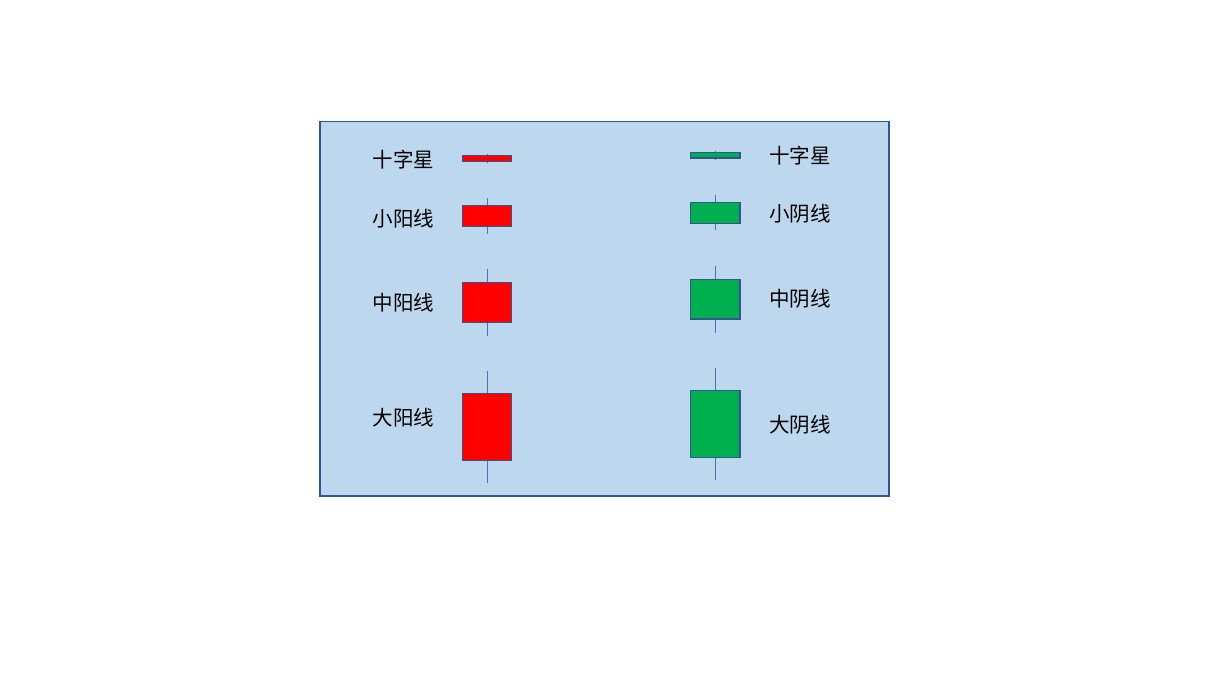
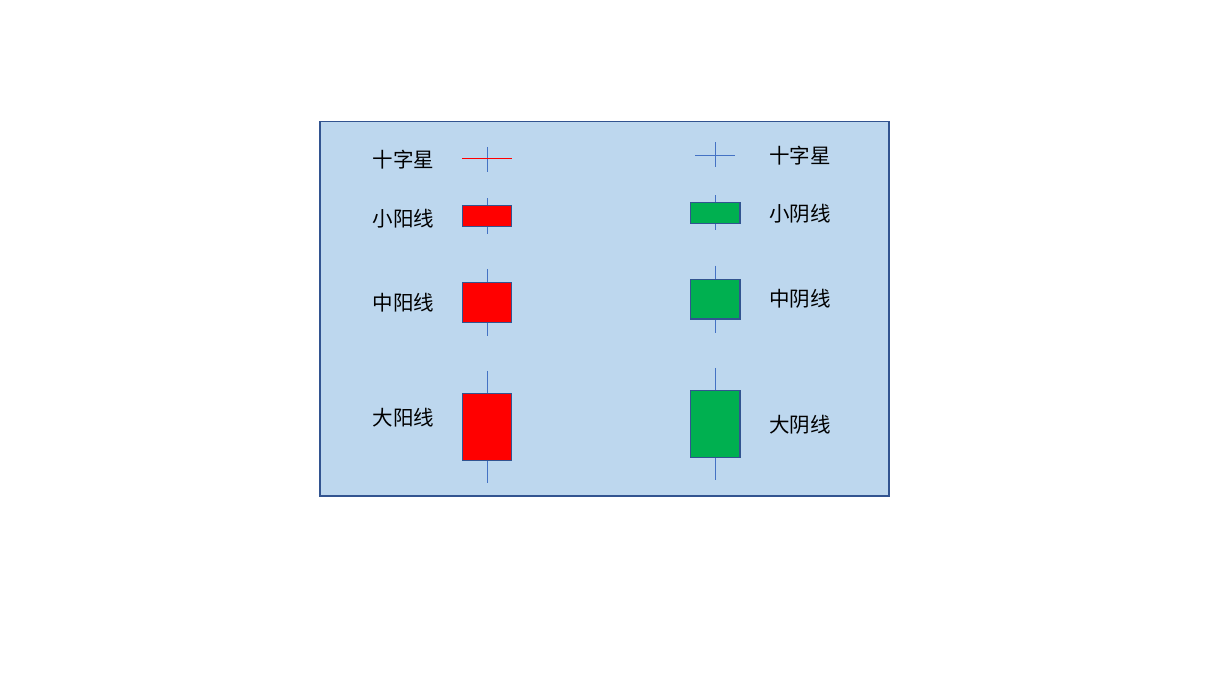
Before and after one commit to lt-han/blog-hanlitao, a slide deck: slide 2 of file/stock/K线图.pptx. Drawn at 1232x693 pixels with LibreOffice and Linux fonts; fonts in the diff are those of the drawing. Boxes give left, top, right and bottom in pixels: in the first picture for what was removed or moved away, otherwise in the second. Text is boxed around its words. In the diff, an @@ line names an element or a change of style, - is before the commit and + after.

```diff
--- a/file/stock/K线图.pptx
+++ b/file/stock/K线图.pptx
@@ line moved from (487, 154) - (487, 164) to (487, 147) - (487, 172) @@
@@ line moved from (715, 151) - (715, 160) to (715, 142) - (715, 167) @@
@@ rectangle removed at [462,156,511,162] @@
@@ line added from (462, 158) to (512, 158), #FF0000 0.5 pt @@
@@ rectangle removed at [691,152,740,158] @@
@@ line added from (696, 155) to (736, 155), #4472C4 0.5 pt @@
```
Also in this commit, not shown: 1 slide added, 8 other files.
